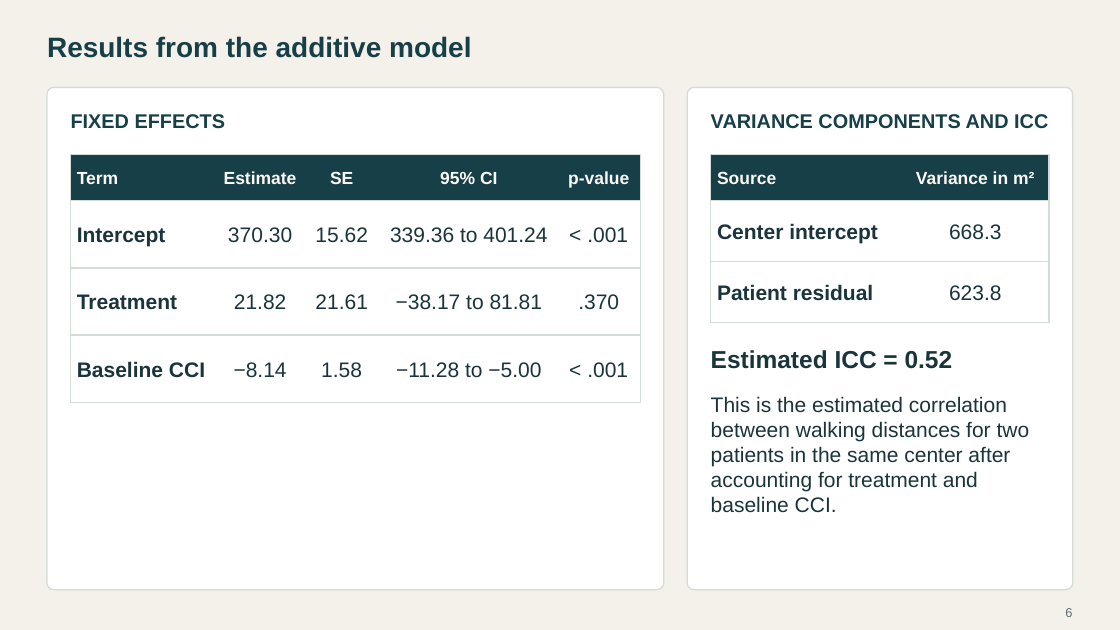
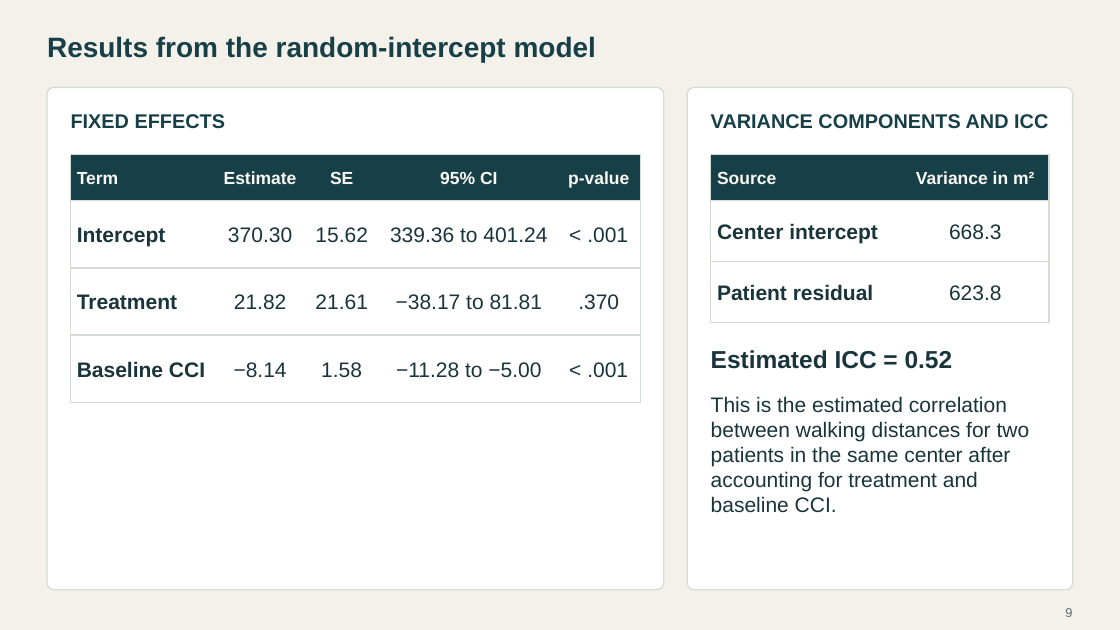
Before and after one commit to Postmus/BeyondMLR, a slide deck: slide 9 of lectures_2627/week3/Beyond_MLR_Week_3.pptx (slide 6 before the commit). Drawn at 1120x630 pixels with LibreOffice and Linux fonts; fonts in the diff are those of the drawing. Boxes give left, top, right and bottom in pixels: in the first picture for what was removed or moved away, otherwise in the second. Text is boxed around its words. In the diff, an @@ line names an element or a change of style, - is before the commit and + after.

```diff
--- a/lectures_2627/week3/Beyond_MLR_Week_3.pptx
+++ b/lectures_2627/week3/Beyond_MLR_Week_3.pptx
@@ text at (47, 36, 596, 62): text changed @@
-Results from the additive model
+Results from the random-intercept model
```
Also in this commit, not shown: 6 other slides changed, 6 slides added, 1 slide removed, 21 other files.
